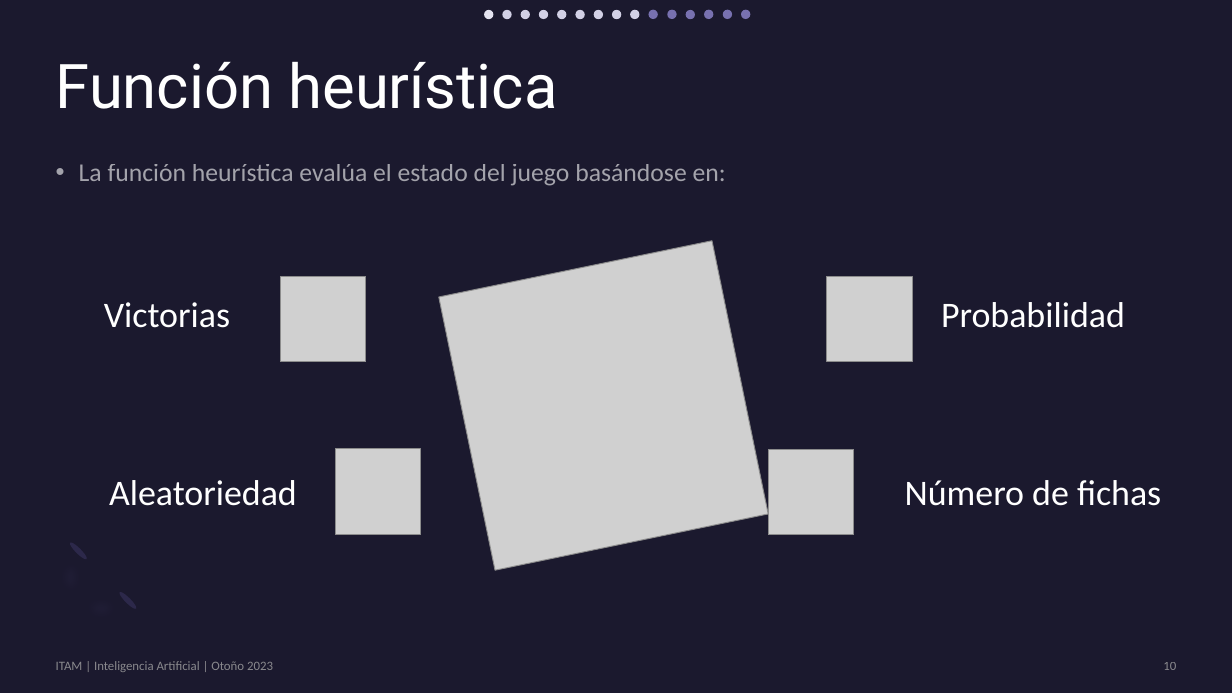
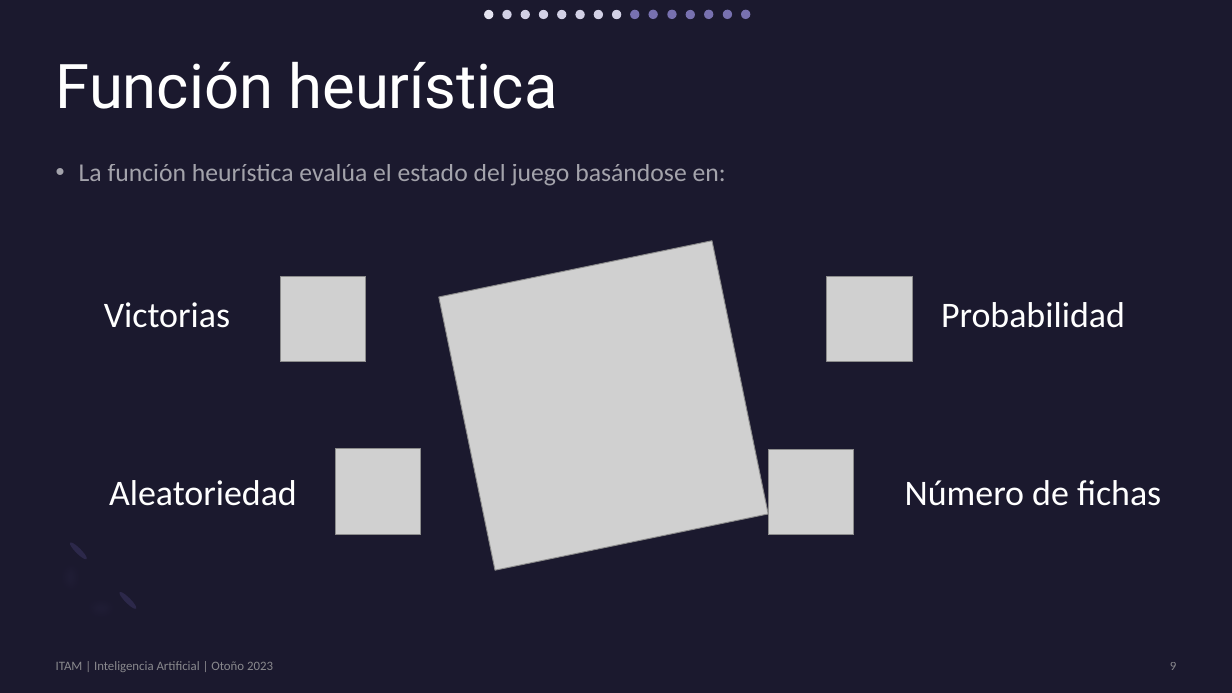
Before and after one commit to feli-p/Domino, a slide deck: slide 9 of equipo0.pptx (slide 10 before the commit). Drawn at 1232x693 pixels with LibreOffice and Linux fonts; fonts in the diff are those of the drawing; grey boxes stand for pictures. Boxes give left, top, right and bottom in pixels: in the first picture for what was removed or moved away, otherwise in the second. Text is boxed around its words. In the diff, an @@ line names an element or a change of style, - is before the commit and + after.

```diff
--- a/equipo0.pptx
+++ b/equipo0.pptx
@@ ellipse at (x1=630, y1=10, x2=640, y2=19): fill #D2D0E5 to #7872B0 @@
@@ page number at (x1=1170, y1=662, x2=1176, y2=670): text changed @@
-10
+9
```
Also in this commit, not shown: 1 other slide changed, 1 slide added, 1 slide removed.
